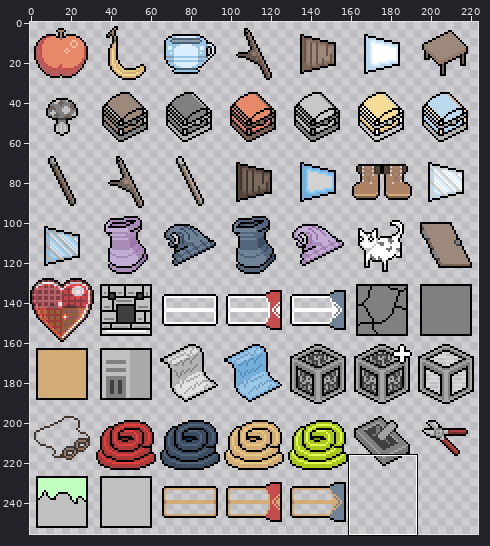
Sprite sheet, stored at Game1/Content/img/icons_32.png. Above: a wide view before the commit, with the close-up outlined.
Close-up. Before:
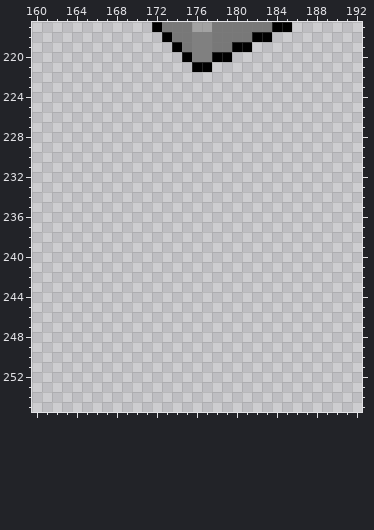
The file is 224x256 pixels. Colours within 5 levels of each other are drawn and written as one. Shown: x 160..192, y 217..255.
After:
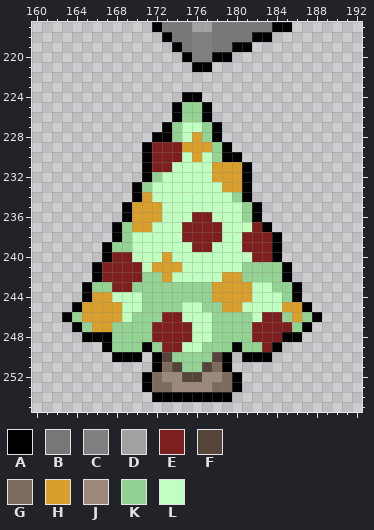
Palette (. is transparent): A #000000  B #787878  C #808080  D #a2a2a2  E #7e1f1f  F #54443a  G #7c6a5d  H #d99f2d  J #9c897b  K #94d294  L #c0ffc0
Diff:
Changed rows in their new state; - is an unchanged pixel.
first column x 163:
224 ------------AA------------
225 -----------AKKA-----------
226 -----------AKKA-----------
227 ----------AKLLKA----------
228 ---------AAKLHKA----------
229 --------AEEEHHHKA---------
230 --------AEEELHLKAA--------
231 --------AEELLLLHHHA-------
232 --------AKLLLLLHHHA-------
233 -------AKLLLLLLLHHA-------
234 -------AHLLLLLLLLKA-------
235 ------AHHHLLLLLLLLKA------
236 ------AHHHLLLEELLLKA------
237 -----AKHHLLLEEEELLLEA-----
238 -----AKLLLLLEEEELLEEEA----
239 ----AKKLLLLLLEELLLEEEA----
240 ----AEELLLHLLLLLLLLEEA----
241 ---AEEEELHHHLLLLLLKKKKA---
242 ---AEEEEKKHLLLLLHHKKKKA---
243 --AKKEEKKKKKKKKHHHHLLKKA--
244 --AHHLLLKKKKKKKHHHHLLLKA--
245 -AHHHHLLKKKKLLKKHHLLLLHHA-
246 AKHHHHLKKKEELLLKKKKLEEKHKA
247 -AKHHKKKKEEEELLKKKKEEEEKA-
248 --AAAKKKKEEEELLKKKKEEEAA--
249 ----AKKKAKEELLKKKAKKEA----
250 -----AAA-AFKKKKFA-AAA-----
251 ---------AGFKKFGA---------
252 --------AGJJFFJJGA--------
253 --------AGGJJJJGGA--------
254 ---------AAAAAAAA---------
Where, in picture pixels (left, top, right, bottom), the same in both close-ups:
added: (62, 92, 322, 402)
